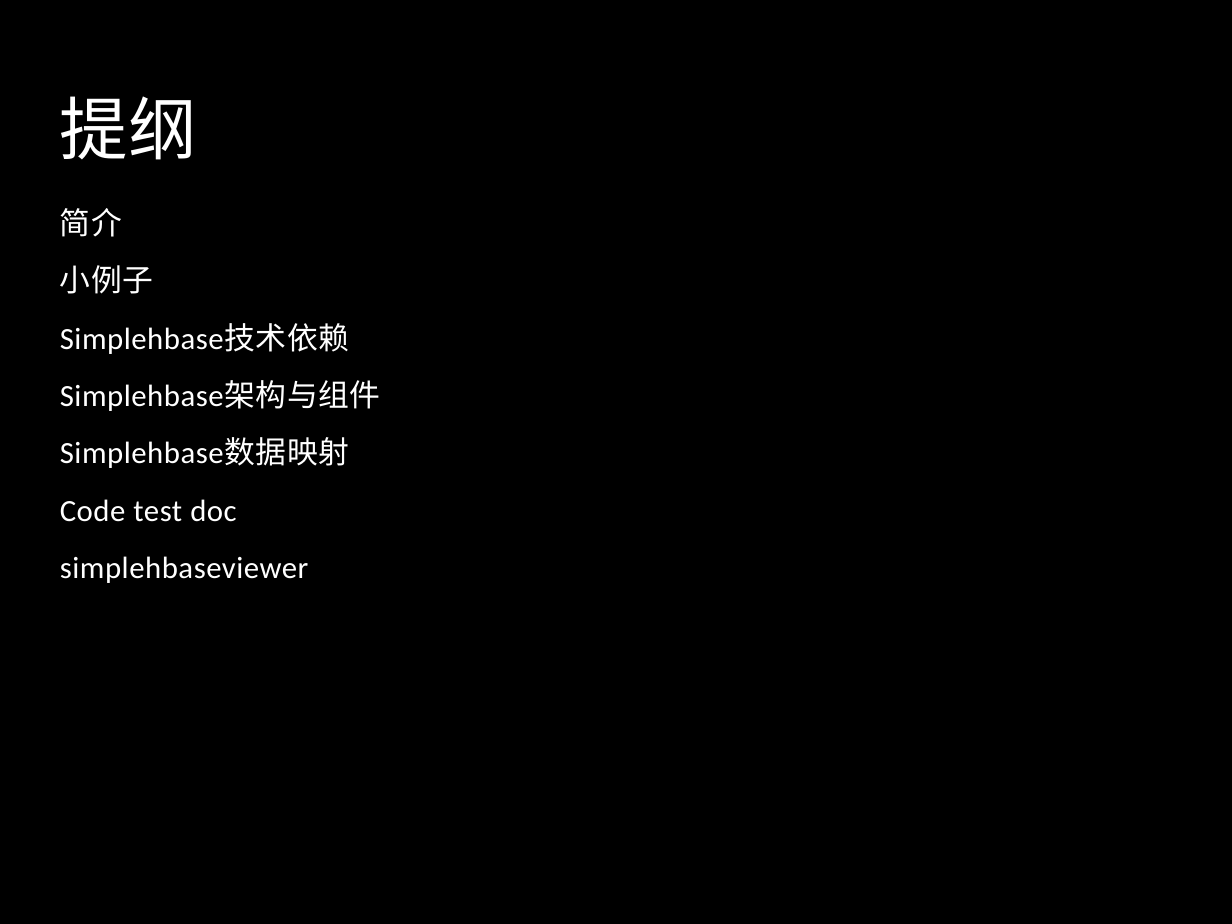
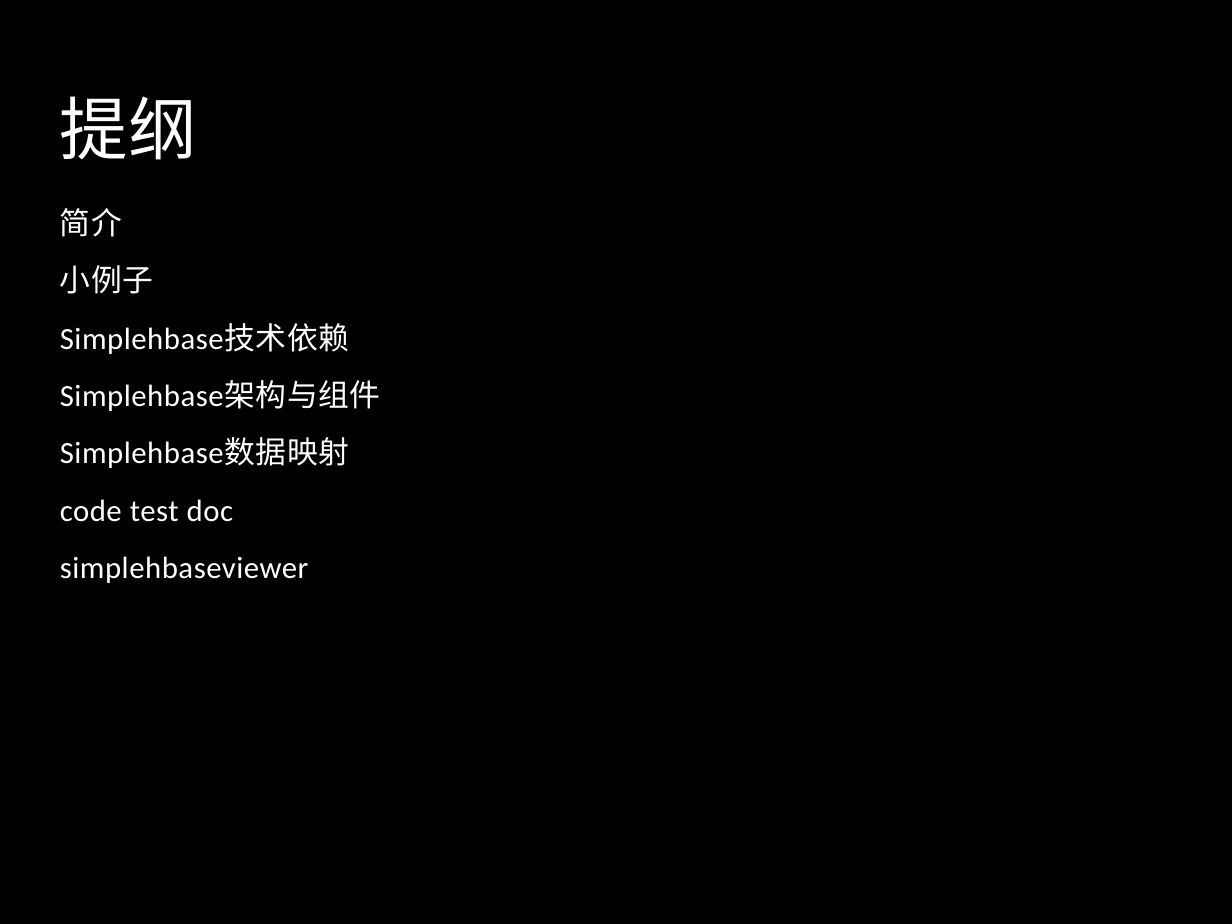
Before and after one commit to alibaba/simplehbase, a slide deck: slide 2 of hbase ORM framework - Simplehbase0.5 Introduction.pptx. Drawn at 1232x924 pixels with LibreOffice and Linux fonts; fonts in the diff are those of the drawing; background and template pictures are left out. Boxes give left, top, right and bottom in pixels: in the first picture for what was removed or moved away, otherwise in the second. Text is boxed around its words. In the diff, an @@ line names an element or a change of style, - is before the commit and + after.

```diff
--- a/hbase ORM framework - Simplehbase0.5 Introduction.pptx
+++ b/hbase ORM framework - Simplehbase0.5 Introduction.pptx
@@ text at (60, 499, 233, 522): text changed @@
-Code test doc
+code test doc
```
Also in this commit, not shown: 2 other slides changed.
